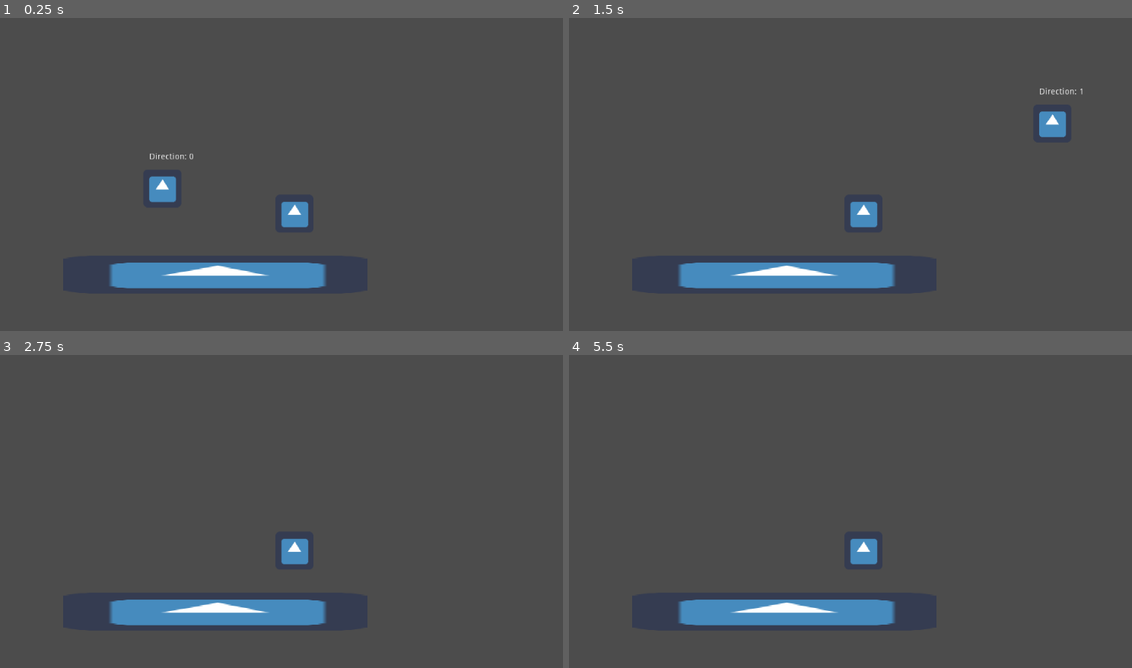
Above: before the commit, frames 1-4 (two rows, left to right).
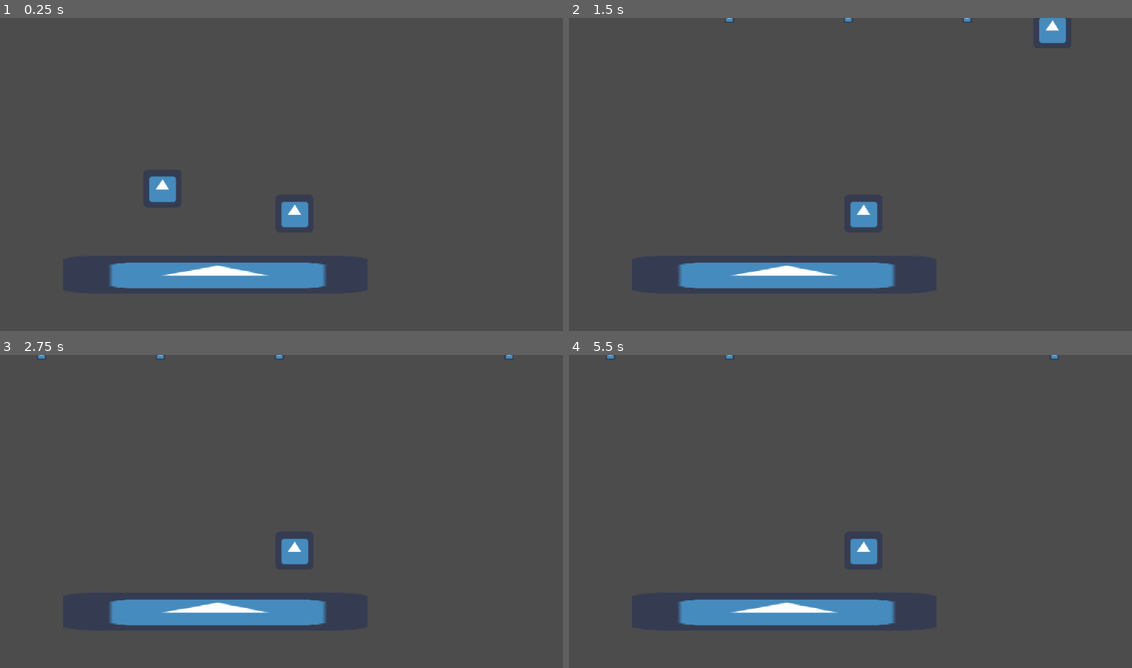
Above: after the commit, the same moments.

Repository: ValorZard/Climb-of-Destiny
Game: Godot game, scene res://Main.tscn
Two runs of this game, one before a commit and one after it. Both use one fixed random seed, a clock stepped at 60 frames per second and the inputs below. The engine's default icon, where the game draws it, is replaced by a stand-in: a white triangle on a blue panel in a dark square.
Inputs (mouse positions are in pixels of both pictures, inside the frame that each line leads up to):
- Up to frame 1 (0.25 s): no input
- Up to frame 2 (1.5 s): move the mouse to (963, 177) at 0.52 s; press the mouse at (963, 177) at 0.53 s; hold D (walk_right) from 0.53 s (still down); tap Space (jump) at 0.77, 0.8, 1.07, 1.35 s; move the mouse to (704, 212) at 1.27 s; release the mouse at (704, 212) at 1.28 s
- Up to frame 3 (2.75 s): tap Space (jump) at 1.52, 1.82, 2.3 s; click (135, 549) at 1.55 s; move the mouse to (320, 455) at 2.02 s; release D (walk_right) at 2.03 s; press the mouse at (320, 455) at 2.03 s; hold A (walk_left) from 2.03 s (still down)
- Up to frame 4 (5.5 s): tap Enter at 2.75, 4.25 s; move the mouse to (799, 605) at 2.77 s; release A (walk_left) at 2.78 s; release the mouse at (799, 605) at 2.78 s; hold D (walk_right) 2.78-4.28 s; click (799, 605) at 2.85 s; tap Space (jump) at 3.02, 3.32, 3.5, 3.6, 3.77, 4.07, 4.52, 4.82, 5, 5.3 s; move the mouse to (1008, 586) at 3.52 s; move the mouse to (647, 480) at 4.27 s; hold A (walk_left) 4.28-5.03 s; click (647, 480) at 4.35 s; move the mouse to (856, 533) at 5.02 s; press the mouse at (856, 533) at 5.03 s; hold D (walk_right) from 5.03 s (still down)

The runs differ from the first frame. In frame 1, less than 0.1% of the frame differs, in the area x 26-35%, y 43-46%; in frame 2, 0.9%, in the area x 27-92%, y 0-39%; in frame 3, less than 0.1%; in frame 4, less than 0.1%.

Commit message:
new player script

Diff:
--- a/Player/Player.tscn
+++ b/Player/Player.tscn
@@ -1,7 +1,7 @@
 [gd_scene load_steps=4 format=2]
 
 [ext_resource path="res://icon.png" type="Texture" id=1]
-[ext_resource path="res://Player/Player.gd" type="Script" id=2]
+[ext_resource path="res://Player/Player2.gd" type="Script" id=2]
 
 [sub_resource type="CapsuleShape2D" id=1]
 radius = 20.4592
@@ -31,3 +31,5 @@
 __meta__ = {
 "_edit_use_anchors_": false
 }
+
+[connection signal="timeout" from="BulletTimer" to="." method="_on_BulletTimer_timeout"]
--- /dev/null
+++ b/Player/Player2.gd
@@ -0,0 +1,91 @@
+extends KinematicBody2D
+#class_name Player2
+
+# Declare member variables here. Examples:
+# var a = 2
+# var b = "text"
+
+export var walk_speed : float = 600
+export var walk_acceleration : float = 0.25
+export var jump_speed : float = -1000
+export var gravity : float = 70
+export var friction : float = 0.1
+
+export var max_air_jumps : int = 3
+
+
+var velocity: Vector2 = Vector2.ZERO
+var air_jumps: int = max_air_jumps
+var can_shoot: bool = true
+
+var bullet_prefab = preload("res://Bullets/Bullet.tscn")
+
+onready var bullet_timer: Timer = get_node("BulletTimer")
+onready var bullet_node: Node = get_tree().get_current_scene().get_node("Bullets")
+
+
+func _on_BulletTimer_timeout():
+	can_shoot = true
+
+# Called when the node enters the scene tree for the first time.
+func _ready():
+	pass # Replace with function body.
+
+# Called every frame. 'delta' is the elapsed time since the previous frame.
+func _physics_process(delta):
+	move()
+
+
+# Calls each function to manipulate velocity
+func move():
+	shoot()
+	move_horizontal()
+	move_gravity()
+	move_jump()
+	# Add other movement abilities here
+
+	# Commit velocities and handle collisions
+	velocity = move_and_slide(velocity, Vector2.UP)
+
+func instance_bullet():
+	var bullet = bullet_prefab.instance()
+	bullet_node.add_child(bullet)
+	return bullet
+
+func shoot():
+	if Input.is_action_pressed("shoot") and can_shoot:
+		var bullet = instance_bullet()
+		can_shoot = false
+		bullet_timer.start(0)
+
+
+# Walking/air strafe and friction if not walking
+func move_horizontal():
+	# Can if function into 'if' if different case needed for air
+	# Ex: move_horizontal_ground and move_horizontal_air
+	var direction = get_walk_direction()
+
+	if direction:
+		velocity.x = lerp(velocity.x, direction*walk_speed, walk_acceleration)
+	else:
+		velocity.x = lerp(velocity.x, 0, friction)
+
+func get_walk_direction():
+	var direction : int = 0
+
+	if Input.is_action_pressed("walk_right"):
+		direction += 1
+	if Input.is_action_pressed("walk_left"):
+		direction -= 1
+	return direction
+
+
+func move_gravity():
+	velocity.y += gravity
+
+func move_jump():
+	if is_on_floor():
+		air_jumps = max_air_jumps
+	if Input.is_action_just_pressed("jump") and air_jumps:
+		velocity.y = jump_speed
+		air_jumps -= 1
